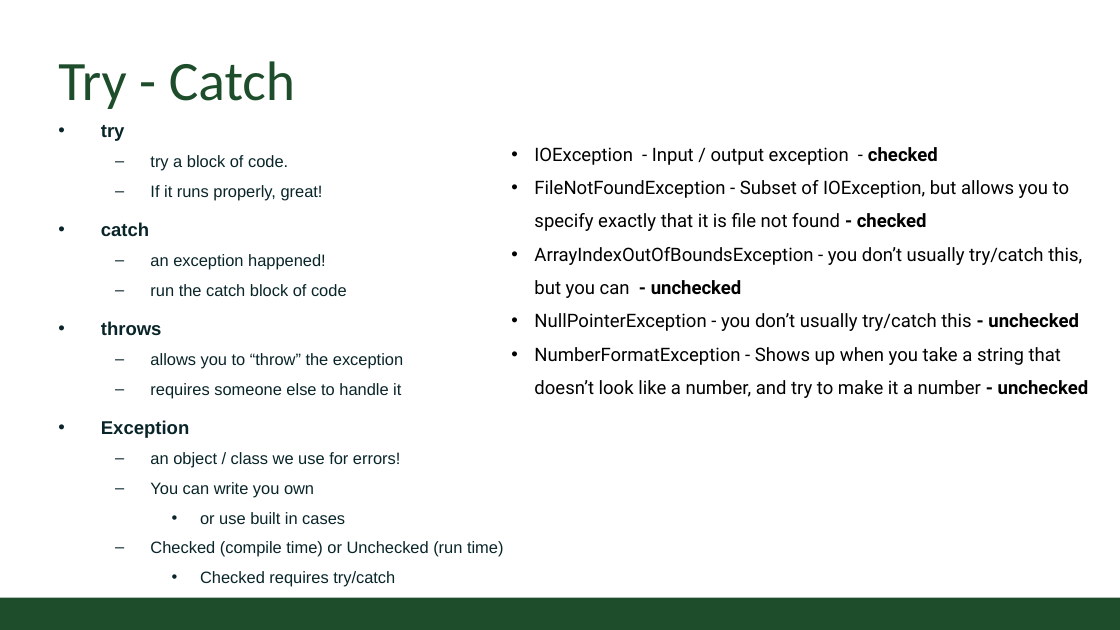
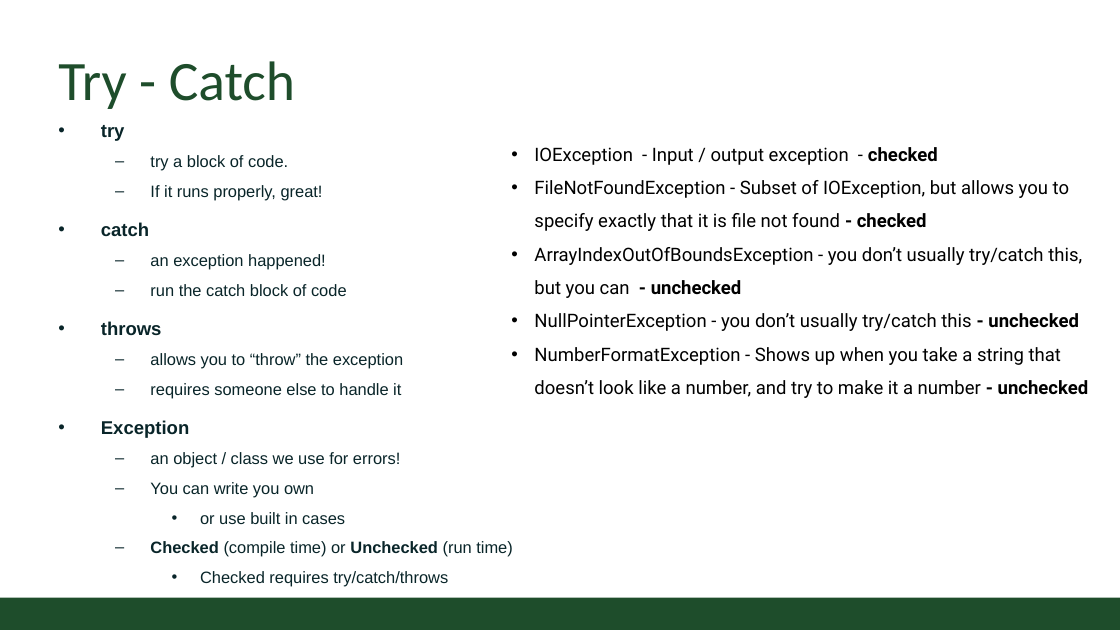
Before and after one commit to CSU-CompSci-CS163-4/Handouts, a slide deck: slide 4 of slides/On-Campus/09_02_Exceptions.pptx (slide 6 before the commit). Drawn at 1120x630 pixels with LibreOffice and Linux fonts; fonts in the diff are those of the drawing; background and template pictures are left out. Boxes give left, top, right and bottom in pixels: in the first picture for what was removed or moved away, otherwise in the second. Text is boxed around its words. In the diff, an @@ line names an element or a change of style, - is before the commit and + after.

```diff
--- a/slides/On-Campus/09_02_Exceptions.pptx
+++ b/slides/On-Campus/09_02_Exceptions.pptx
@@ text at [150,541,512,557]: bold on in "Checked Unchecked" @@
@@ text at [200,571,448,587]: text changed @@
-    • Checked requires try/catch
+    • Checked requires try/catch/throws
```
Also in this commit, not shown: 1 other slide changed, 2 slides added, 2 other files.
